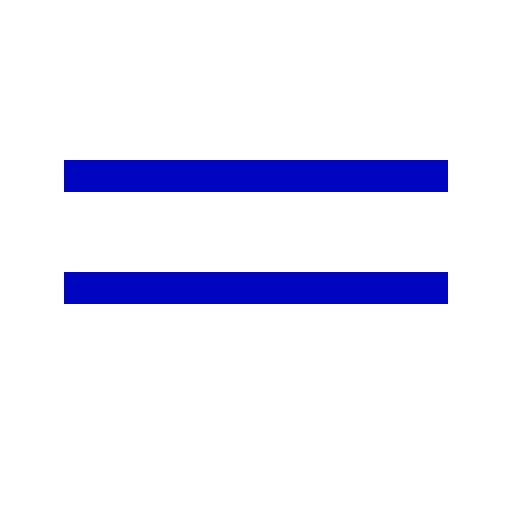
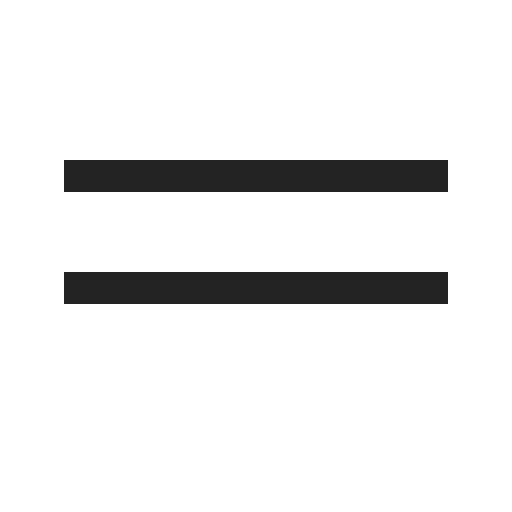
Revision of a layered w=512, h=512 image; what changed, layer by layer:
painted on "Layer 0" over [64, 160, 448, 304]
